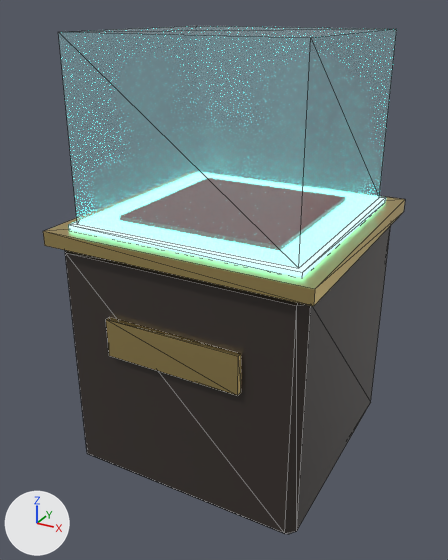
What one commit did to the glTF model maze3d/kits/executive/models/ex_case.glb.
Before and after are seen from a 50 mm camera at (0.99, -1.905, 1.627) aimed at (-0.028, -0.055, 0.701). Arrows for +X, +Y and +Z are at lower left; the lights stay in place. The older version comes first. Mesh edges are drawn as thin lines.

Names of what the first picture shows: 'ex_case'.
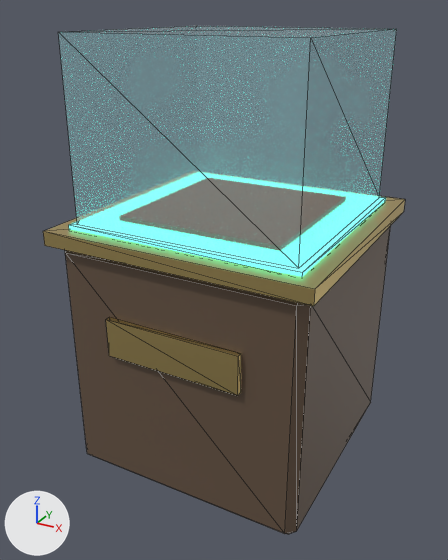
Boxes [x1, y1, x2, y2] around the edits, measured in the pictures (448 x 560 px):
'ex_case', recoloured, surface changed
    both: [60, 26, 394, 534]

The edits, one by one:
Material 'ebony' (mat_ebony) changes colour from dark grey #3c3530 to brown #655242; in linear values from (0.045, 0.035, 0.03) to (0.13, 0.085, 0.055).
Material 'leather' (mat_leather) changes colour from red #863835 to brown #7e553c; in linear values from (0.24, 0.04, 0.035) to (0.21, 0.09, 0.045).
In material 'holo' (mat_holo), emission_color goes from (0.211, 1.0, 0.895) (cyan #7ffff3) to (0.167, 1.0, 0.764) (cyan #72ffe2).
In material 'holo' (mat_holo), emission_strength goes from 2.85 to 1.08.
